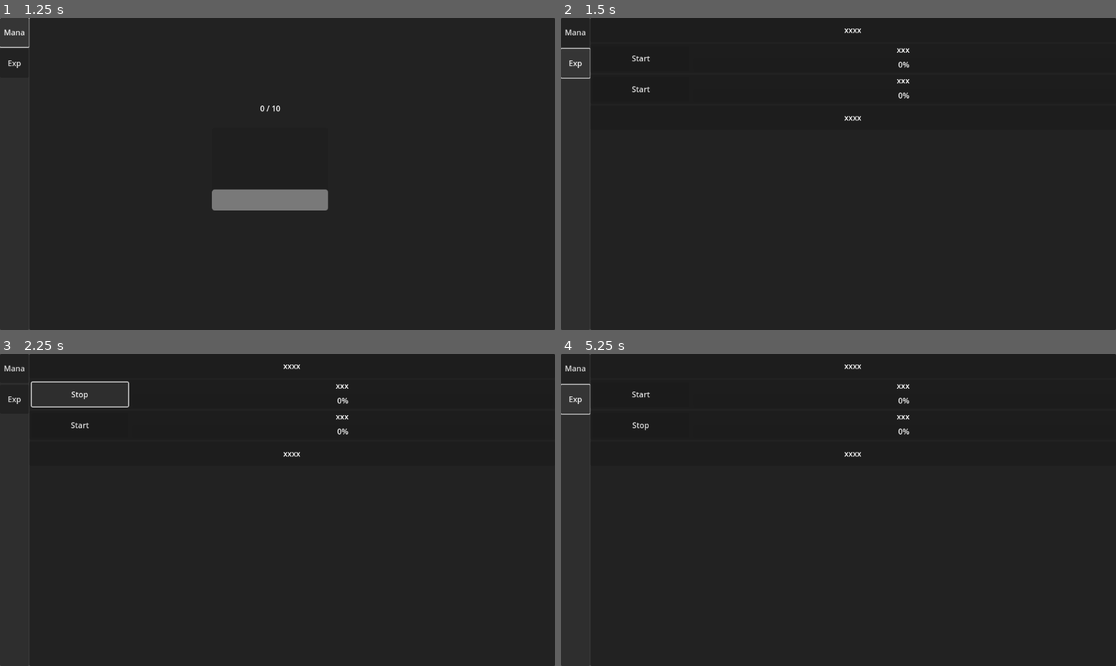
Above: before the commit, frames 1-4 (two rows, left to right).
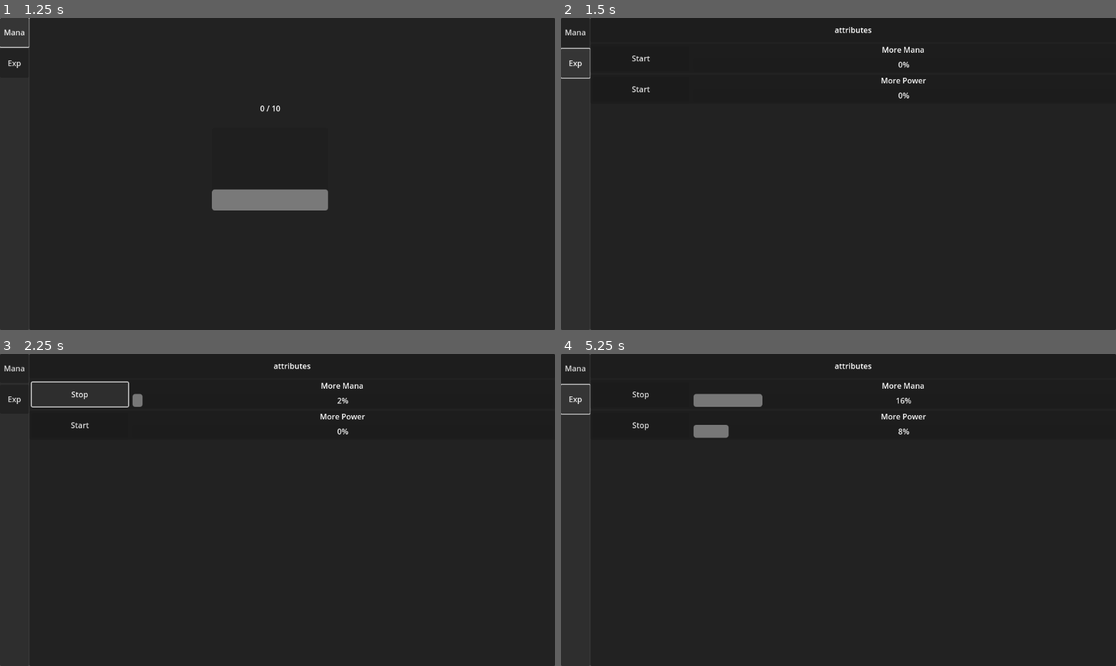
Above: after the commit, the same moments.

Repository: Drakosam/game1
Game: Godot game, scene res://main.tscn
Two runs of this game, one before a commit and one after it. Both use one fixed random seed, a clock stepped at 60 frames per second and the inputs below.
Inputs:
- Up to frame 1 (1.25 s): click "Mana" at 0.5 s
- Up to frame 2 (1.5 s): click "Exp" at 1.25 s
- Up to frame 3 (2.25 s): click "Start" at 2 s
- Up to frame 4 (5.25 s): click "Start" at 2.75 s; click "Stop" at 3.5 s; click "Mana" at 4.25 s; click "Exp" at 5 s

Frame 1 is identical in both runs. In frame 2, 0.3% of the frame differs, in the area x 49-66%, y 2-33%; in frame 3, 0.4%; in frame 4, 1.2%, in the area x 12-66%, y 2-33%.

Commit message:
-task basics on task on time

Diff:
--- a/commponent/category_tabs.tscn
+++ b/commponent/category_tabs.tscn
@@ -8,22 +8,45 @@
 
 var TaskEXpProgrex = preload(\"res://commponent/exp_progres.tscn\")
 
+var task_items = []
+
+signal task_end(uuid)
+signal task_start(uuid)
+
 
 func _ready():
 	pass
 
 func set_task_grupe(txt_grupe):
 	task_grupe=txt_grupe
+	$Panel/Label.text = txt_grupe
 
 func set_task_obj(json_obj):
 	task_json_obj = json_obj
 	for obj in task_json_obj:
 		if task_json_obj[obj]['task_grupe'] == task_grupe:
 			var item = TaskEXpProgrex.instantiate()
+			item.set_task_uuid(obj)
+			item.set_task_name(task_json_obj[obj]['task_name'] )
+			item.connect('task_end',Callable(self,'catch_task_call'))
+			item.connect('task_start',Callable(self,'on_task_start'))
 			add_child(item)
+			task_items.append(item)
 
 func act():
-	pass
+	for item in task_items:
+		item.act()
+
+func catch_task_call(uuid):
+	emit_signal('task_end', uuid)
+
+func on_change_task(uuid):
+	for item in task_items:
+		item.on_change_task(uuid)
+
+func on_task_start(uuid):
+	print(uuid,' ::')
+	emit_signal('task_start',uuid)
 "
 
 [node name="CategoryTabs" type="VBoxContainer"]
--- a/commponent/exp_progres.tscn
+++ b/commponent/exp_progres.tscn
@@ -7,6 +7,7 @@
 var my_uuid = ''
 
 signal task_end(uuid)
+signal task_start(uuid)
 
 
 func _ready():
@@ -22,7 +23,6 @@
 	$ProgressBar.max_value = steps
 
 func act():
-
 	if not task_status:
 		return
 
@@ -37,10 +37,20 @@
 
 	if task_status:
 		$Button.text = 'Stop'
+		emit_signal('task_start',my_uuid)
 	else:
 		$Button.text = 'Start'
 
 
+
+func on_change_task(uuid):
+	if not task_status:
+		return
+
+	if uuid == my_uuid:
+		return
+
+	task_status = false
 "
 
 [node name="ExpProgres" type="Panel"]
--- a/experimental.tscn
+++ b/experimental.tscn
@@ -1,6 +1,5 @@
-[gd_scene load_steps=4 format=3 uid="uid://4ss8qvvr8x0j"]
+[gd_scene load_steps=3 format=3 uid="uid://4ss8qvvr8x0j"]
 
-[ext_resource type="PackedScene" uid="uid://ewuwvsd51ksg" path="res://commponent/category_tabs.tscn" id="2_h41aw"]
 [ext_resource type="PackedScene" uid="uid://s84g56a8l7aa" path="res://utylity/tasks.tscn" id="3_kaly8"]
 
 [sub_resource type="GDScript" id="GDScript_7d3ng"]
@@ -8,20 +7,42 @@
 
 var ManaBackend = null
 
+var CategoryTabsItems = preload(\"res://commponent/category_tabs.tscn\")
+
+var category_tabs = []
+
+var task_data_json = {}
 
 func _ready():
-	var json_obj = $Tasks.get_task_list()
+	task_data_json = $Tasks.get_task_list()
+	var categorys = []
+	for obj in task_data_json:
+		if task_data_json[obj]['task_grupe'] not in categorys:
+			categorys.append(task_data_json[obj]['task_grupe'])
 
-	$ScrollContainer/VBoxContainer/CategoryTabs.set_task_grupe('attributes')
-	$ScrollContainer/VBoxContainer/CategoryTabs.set_task_obj(json_obj)
-	$ScrollContainer/VBoxContainer/CategoryTabs2.set_task_obj(json_obj)
+	for name in categorys:
+		var tab = CategoryTabsItems.instantiate()
+		tab.set_task_grupe('attributes')
+		tab.set_task_obj(task_data_json)
+		$ScrollContainer/VBoxContainer.add_child(tab)
+		tab.connect('task_end',Callable(self,'catch_task_call'))
+		tab.connect('task_start',Callable(self,'on_change_task'))
+		category_tabs.append(tab)
 
 func set_mana_backend(mana_backend):
 	ManaBackend = mana_backend
 
 func act():
-	if visible:
-		pass
+	for item in category_tabs:
+		if visible:
+			item.act()
+
+func catch_task_call(uuid):
+	print(task_data_json[uuid])
+
+func on_change_task(uuid):
+	for item in category_tabs:
+		item.on_change_task(uuid)
 
 "
 
@@ -45,10 +66,4 @@
 layout_mode = 2
 size_flags_horizontal = 3
 
-[node name="CategoryTabs" parent="ScrollContainer/VBoxContainer" instance=ExtResource("2_h41aw")]
-layout_mode = 2
-
-[node name="CategoryTabs2" parent="ScrollContainer/VBoxContainer" instance=ExtResource("2_h41aw")]
-layout_mode = 2
-
 [node name="Tasks" parent="." instance=ExtResource("3_kaly8")]
--- a/main.tscn
+++ b/main.tscn
@@ -1,8 +1,8 @@
-[gd_scene load_steps=5 format=3 uid="uid://d2yfwkqunknbf"]
+[gd_scene load_steps=5 format=3 uid="uid://dr1k4w1ykdcr6"]
 
 [ext_resource type="PackedScene" uid="uid://4i03ua8e5end" path="res://mana_harvest.tscn" id="2_ghu4h"]
 [ext_resource type="PackedScene" uid="uid://4ss8qvvr8x0j" path="res://experimental.tscn" id="3_ooko8"]
-[ext_resource type="PackedScene" uid="uid://dxrv450m03klr" path="res://mana_backend.tscn" id="3_rjkev"]
+[ext_resource type="PackedScene" uid="uid://dxrv450m03klr" path="res://attributes_backend.tscn" id="3_rjkev"]
 
 [sub_resource type="GDScript" id="GDScript_q2qxx"]
 script/source = "extends Node2D
--- a/mana_harvest.tscn
+++ b/mana_harvest.tscn
@@ -15,7 +15,6 @@
 
 
 func act():
-
 	if ManaBackend.current_mana >= ManaBackend.max_mana:
 		return
 
--- a/utylity/tasks.tscn
+++ b/utylity/tasks.tscn
@@ -4,11 +4,26 @@
 script/source = "extends Node
 
 
+var ManaBackend = null
+
 func _ready():
 	pass # Replace with function body.
 
 func get_task_list():
 	return task_obj
+
+func set_mana_backend(mana_backend):
+	ManaBackend = mana_backend
+
+func reword_max_mana(task):
+	task['task_run_num'] += 1
+	ManaBackend.max_mana += 1
+
+func reword_power(task):
+	task['task_run_num'] += 1
+
+func valid_cost_item(task):
+	return floor( task['task_run_num']*task['task_mana_increment']+task['task_mana_cost'])
 
 var task_obj = {
 	'ebcbfc7a-3da5-44ed-b7a7-32840a240357':{
@@ -18,7 +33,9 @@
 		'task_step_increment': 1,
 		'task_mana_cost': 5,
 		'task_mana_increment': 0.1,
-		'reword':'max_mana'
+		'task_run_num':0,
+		'reword':reword_max_mana,
+		'valid':valid_cost_item
 	},
 	'3a89a33e-bbcb-422f-8465-4ec554ecf359':{
 		'task_grupe':'attributes',
@@ -27,7 +44,9 @@
 		'task_step_increment': 1,
 		'task_mana_cost': 5,
 		'task_mana_increment': 0.1,
-		'reword':'power'
+		'task_run_num':0,
+		'reword':reword_power,
+		'valid':valid_cost_item
 	}
 }
 "
Renamed: mana_backend.tscn -> attributes_backend.tscn
